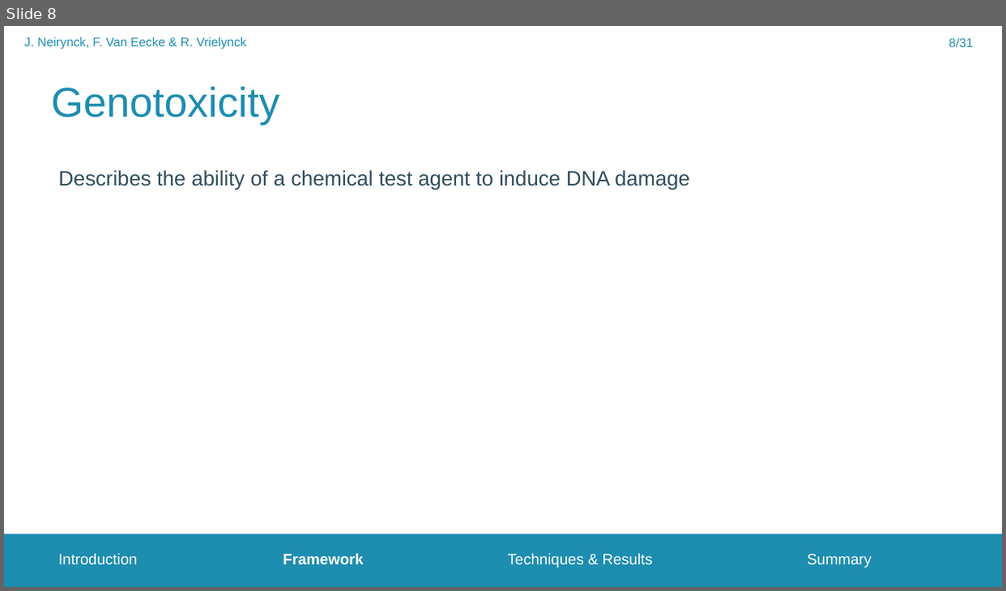
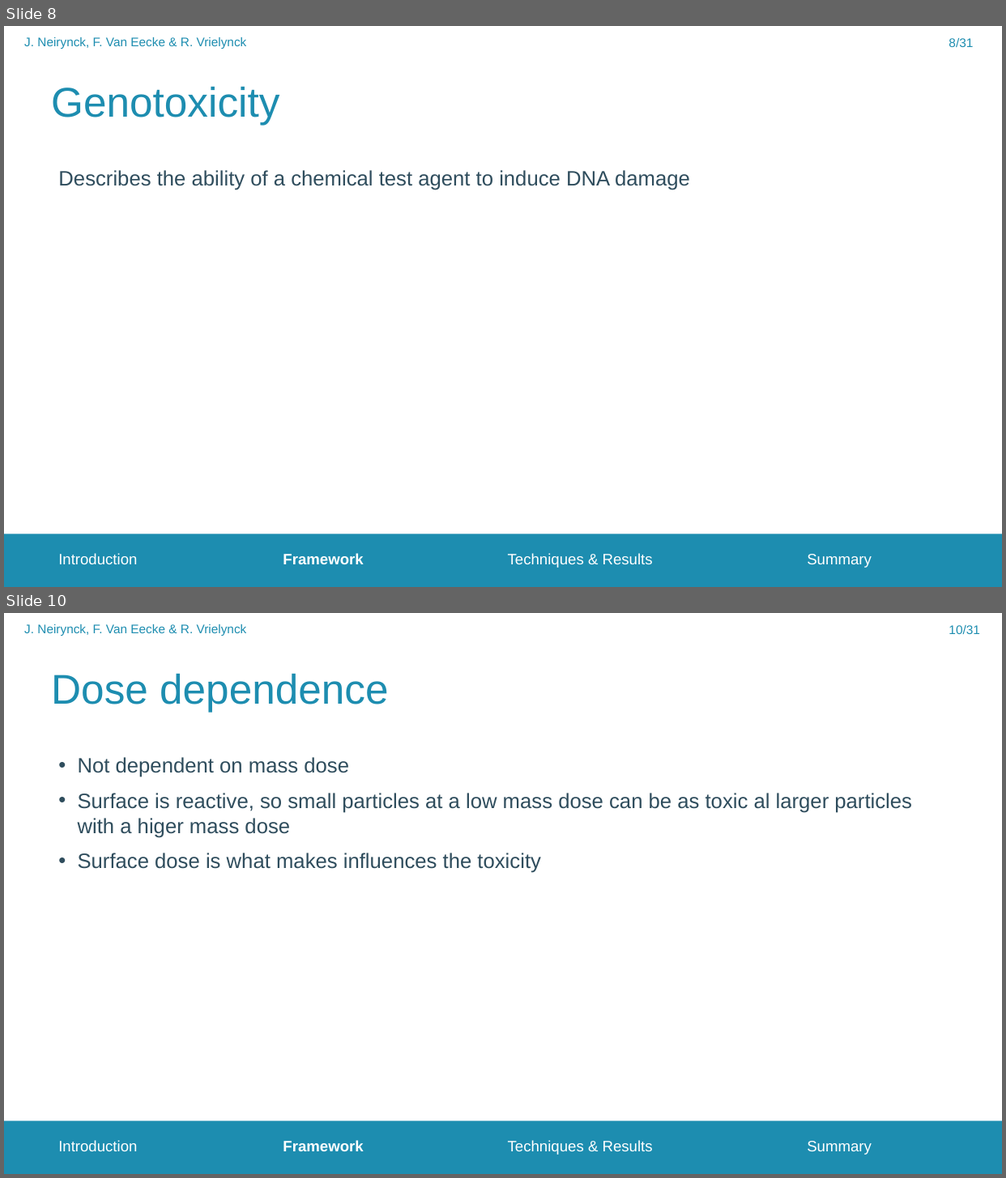
Before and after one commit to FrederikVanEecke/PresentationClusters, a slide deck: NanoparticleToxicity.pptx. Shown one above the other, each under a label of ours: slide 8 before the commit, slides 8 and 10 after it; the slides between them are not shown. The pictures are 1006x591 and 1006x1178 pixels, drawn with LibreOffice and Linux fonts; fonts in the diff are those of the drawing; background and template pictures are left out. Boxes give left, top, right and bottom in pixels: in the first picture for what was removed or moved away, otherwise in the second. Text is boxed around its words. In the diff, an @@ line names an element or a change of style, - is before the commit and + after.

```diff
--- a/NanoparticleToxicity.pptx
+++ b/NanoparticleToxicity.pptx
@@ slide 10 added at <box>4,613,1002,1174</box>, background #FFFFFF; not listed: 1 template element that a slide beside it also shows @@
@@ text added at <box>24,624,247,636</box>, 12 pt, text #1D8DB0 @@
+J. Neirynck, F. Van Eecke & R. Vrielynck
@@ page number added at <box>948,625,979,634</box>, 12 pt, text #1D8DB0 @@
+10/31
@@ title added at <box>51,673,389,712</box>, 40 pt, text #1D8DB0 @@
+Dose dependence
@@ text added at <box>78,757,912,873</box>, 20 pt, text #2F4D5D @@
+• Not dependent on mass dose
+• Surface is reactive, so small particles at a low mass dose can be as toxic al larger particles with a higer mass dose
+• Surface dose is what makes influences the toxicity
@@ text added at <box>58,1140,872,1155</box>, 14.5 pt, text #FFFFFF @@
+Introduction Framework Techniques & Results Summary
```
Also in this commit, not shown: 6 other slides added.
